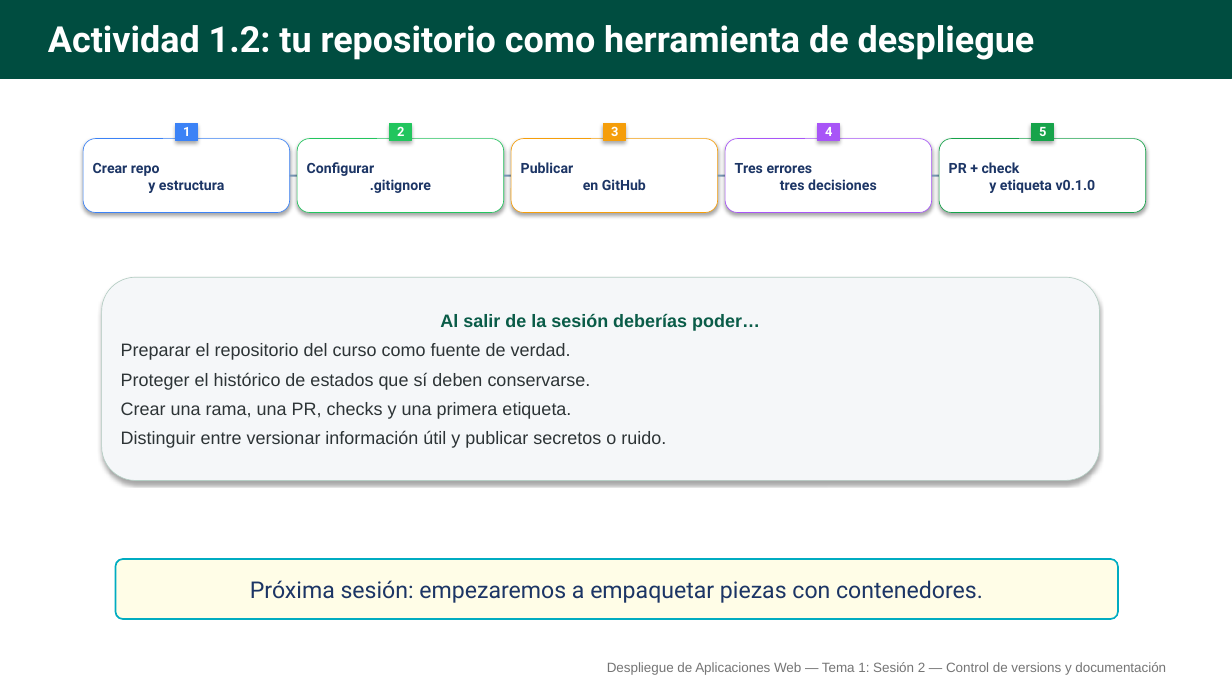
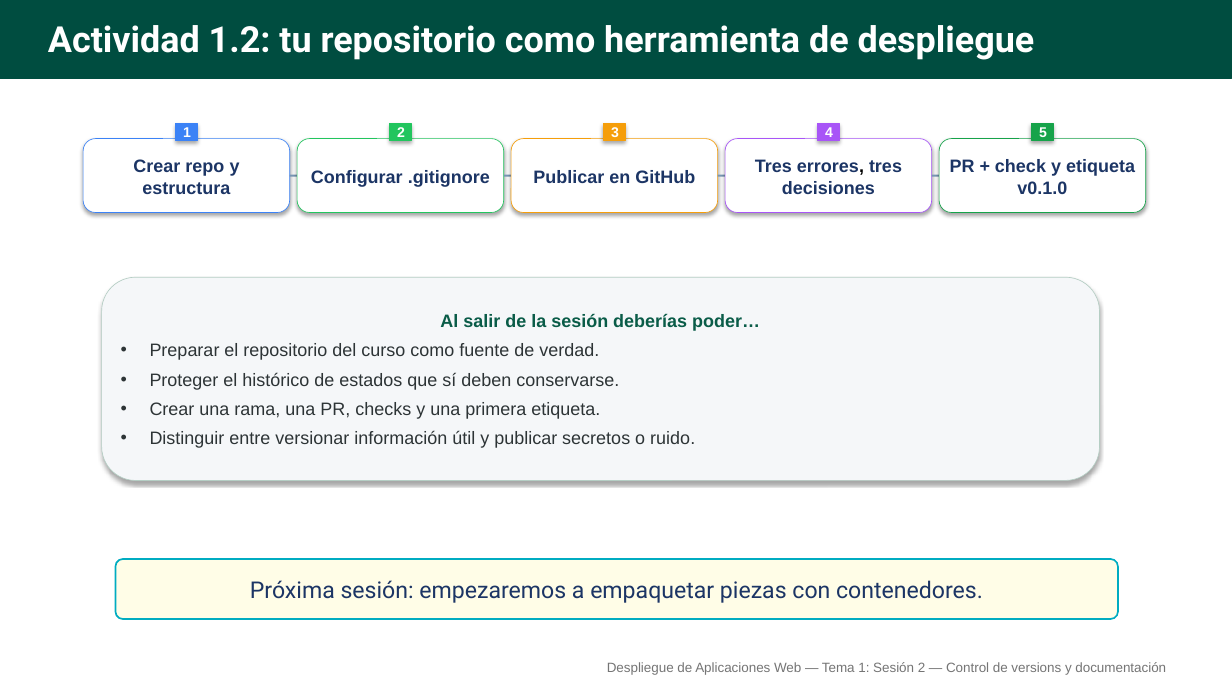
Before and after one commit to alejandroroig/despliegue-daw, a slide deck: slide 15 of docs/tema1/diapositivas/control_versiones_documentacion.pptx (slide 14 before the commit). Drawn at 1232x693 pixels with LibreOffice and Linux fonts; fonts in the diff are those of the drawing. Boxes give left, top, right and bottom in pixels: in the first picture for what was removed or moved away, otherwise in the second. Text is boxed around its words. In the diff, an @@ line names an element or a change of style, - is before the commit and + after.

```diff
--- a/docs/tema1/diapositivas/control_versiones_documentacion.pptx
+++ b/docs/tema1/diapositivas/control_versiones_documentacion.pptx
@@ text "1" at bbox=[183, 127, 191, 137]: size 10 to 11 pt, font Roboto to Arial @@
@@ text "5" at bbox=[1039, 127, 1047, 137]: size 10 to 11 pt, font Roboto to Arial @@
@@ text at bbox=[133, 159, 240, 194]: text changed; size 11 to 14 pt; font Roboto to Arial @@
-Crear repo
-y estructura
+Crear repo y estructura
@@ text at bbox=[311, 170, 490, 187]: text changed; size 11 to 14 pt; font Roboto to Arial @@
-Configurar
-.gitignore
+Configurar .gitignore
@@ text at bbox=[533, 170, 695, 183]: text changed; size 11 to 14 pt; font Roboto to Arial @@
-Publicar
-en GitHub
+Publicar en GitHub
@@ text at bbox=[755, 159, 902, 194]: text changed; size 11 to 14 pt; font Roboto to Arial @@
-Tres errores
-tres decisiones
+Tres errores, tres decisiones
@@ text at bbox=[950, 159, 1135, 194]: text changed; size 11 to 14 pt; font Roboto to Arial @@
-PR + check
-y etiqueta v0.1.0
+PR + check y etiqueta v0.1.0
@@ text in rounded rectangle at bbox=[150, 343, 695, 448]: bullet none to • @@
```
Also in this commit, not shown: 3 other slides changed, 1 slide added, 1 other file.
